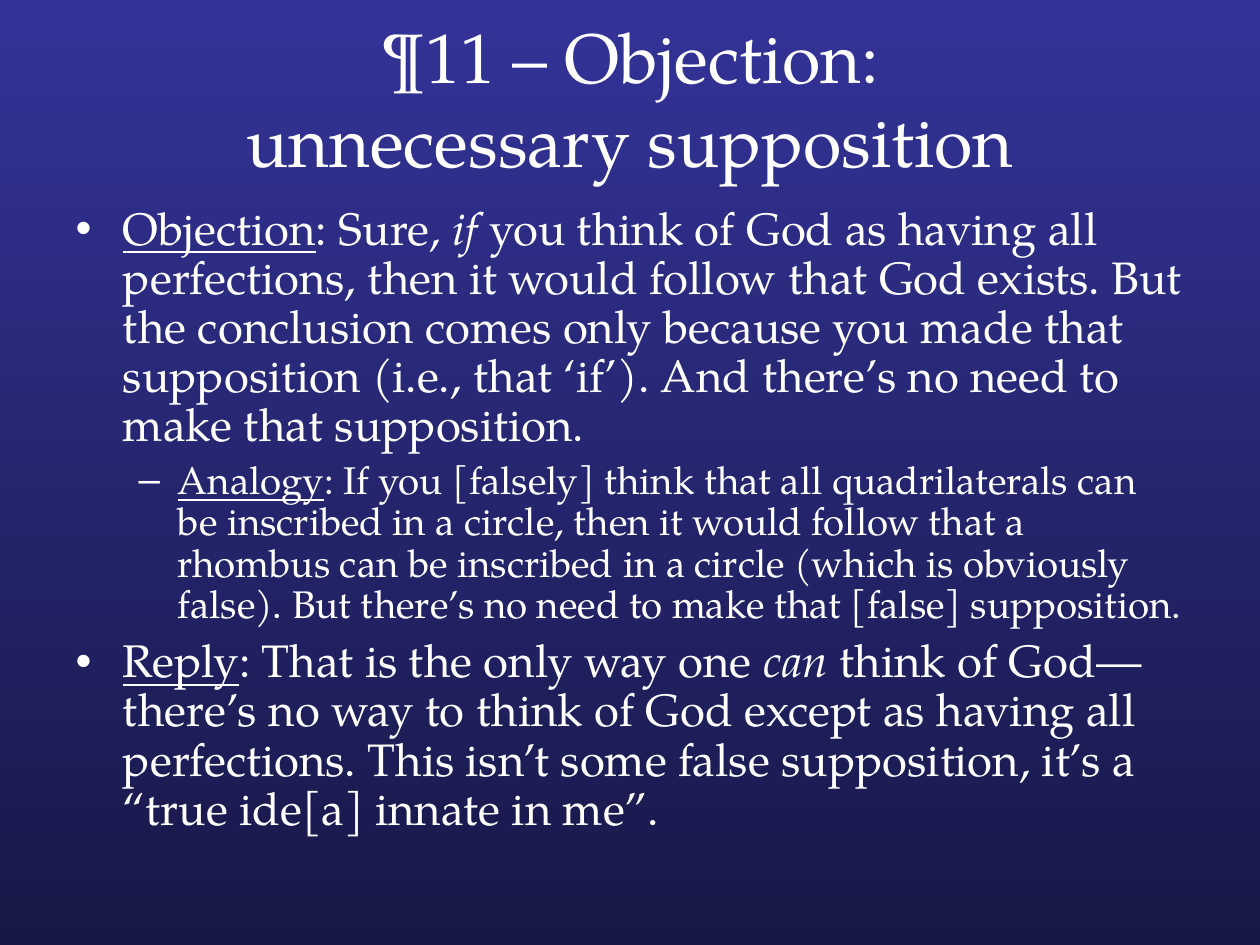
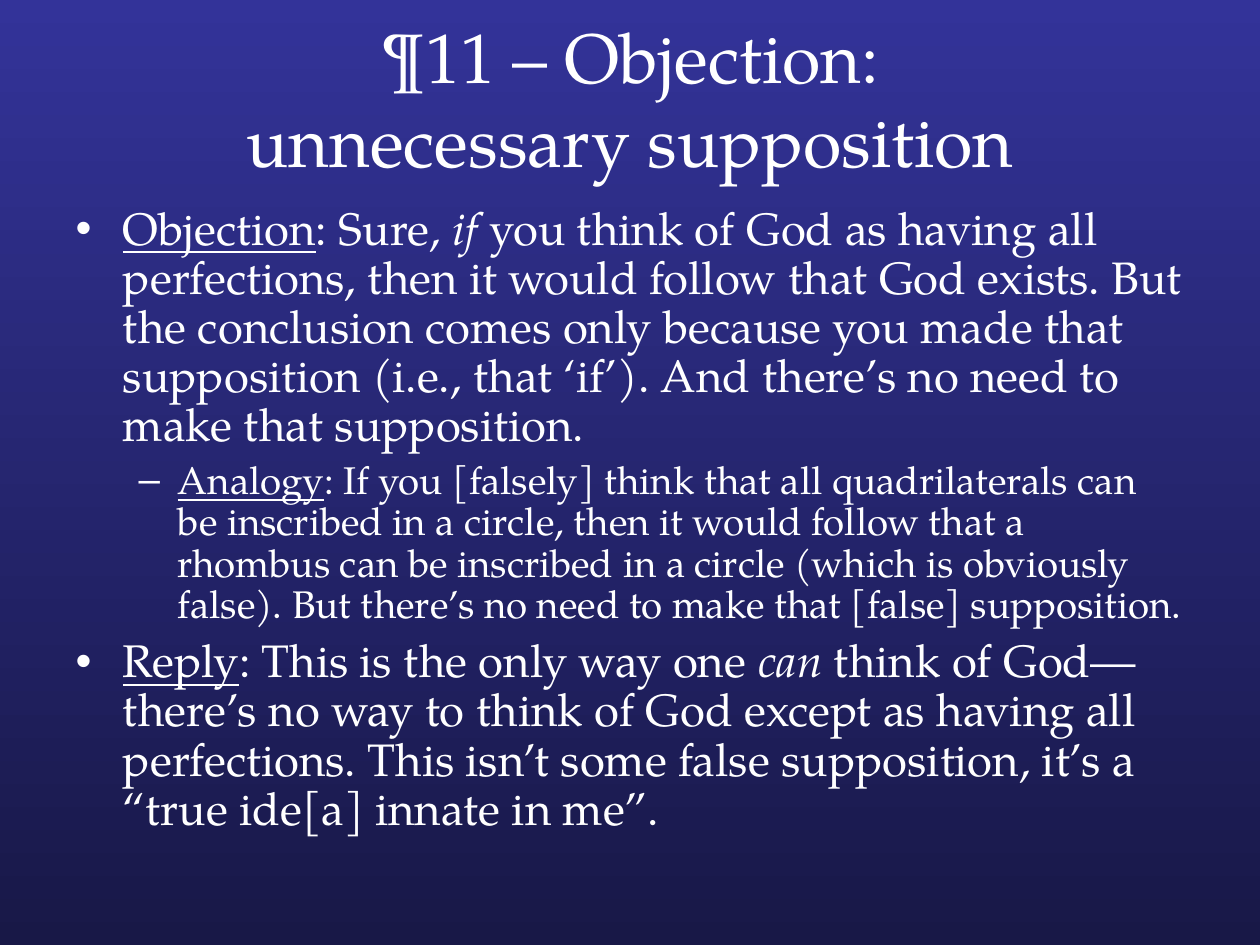
Before and after one commit to colemitchell/colemitchell.github.io, a slide deck: slide 11 of PHIL2220/Med V.ppt. Drawn at 1260x945 pixels with LibreOffice and Linux fonts; fonts in the diff are those of the drawing. Boxes give left, top, right and bottom in pixels: in the first picture for what was removed or moved away, otherwise in the second. Text is boxed around its words. In the diff, an @@ line names an element or a change of style, - is before the commit and + after.

```diff
--- a/PHIL2220/Med V.ppt
+++ b/PHIL2220/Med V.ppt
@@ text at <box>123,644,1136,837</box>: text changed @@
-• Reply: That is the only way one can think of God—there’s no way to think of God except as having all perfections. This isn’t some false supposition, it’s a “true ide[a] innate in me”.
+• Reply: This is the only way one can think of God—there’s no way to think of God except as having all perfections. This isn’t some false supposition, it’s a “true ide[a] innate in me”.
```
Also in this commit, not shown: 4 other files.
